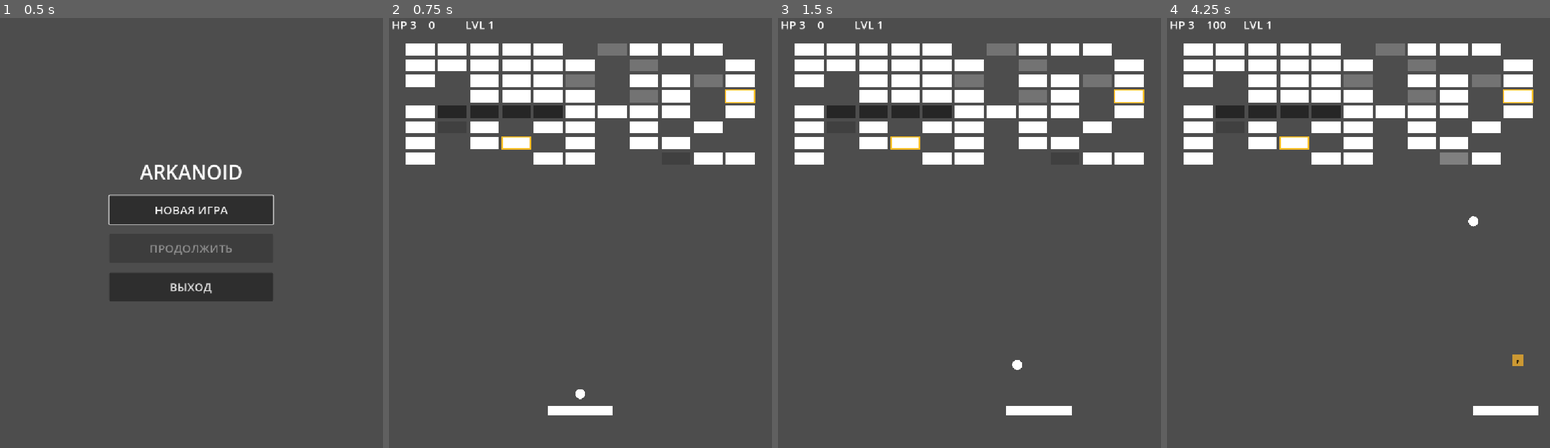
Above: before the commit, frames 1-4 (left to right).
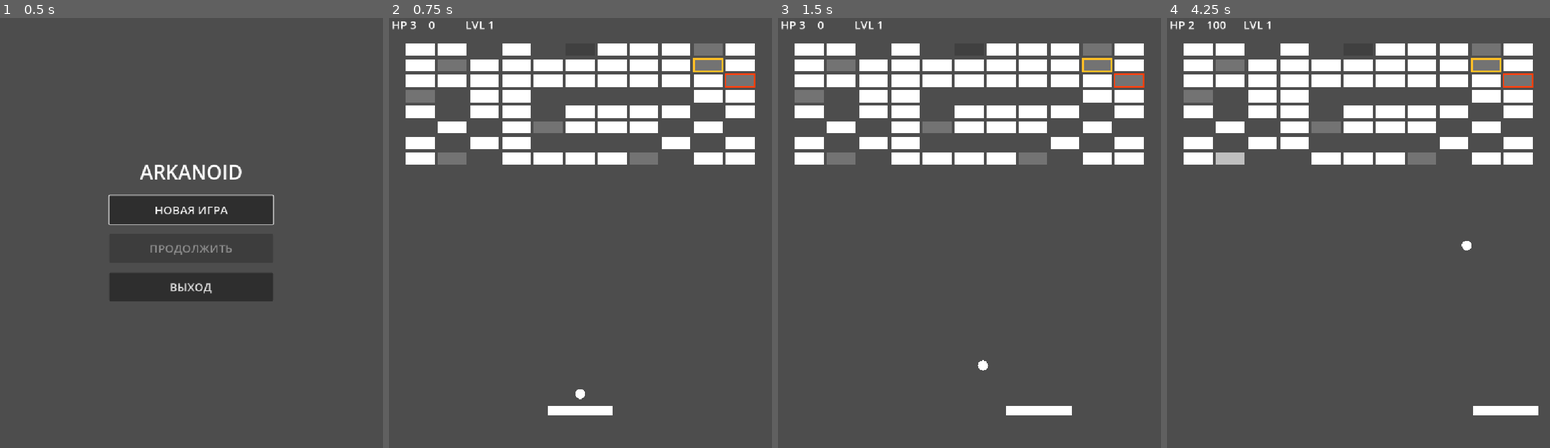
Above: after the commit, the same moments.

Repository: Ardarik421/arkanoid
Game: Godot game, scene res://scenes/main_menu.tscn
Same seed, same stepped clock (60 frames per second), same inputs: the game is played once before the commit and once after it. The project has no main scene, so this scene is started directly.
Inputs (mouse positions are in pixels of both pictures, inside the frame that each line leads up to):
- Up to frame 1 (0.5 s): no input
- Up to frame 2 (0.75 s): click "НОВАЯ ИГРА" at 0.5 s
- Up to frame 3 (1.5 s): tap Enter at 1.25 s; move the mouse to (1057, 207) at 1.27 s; hold D (move_right) from 1.28 s (still down); tap Space (launch_ball) at 1.35 s
- Up to frame 4 (4.25 s): move the mouse to (1278, 250) at 2.02 s; release D (move_right) at 2.03 s; hold A (move_left) 2.03-2.78 s; tap Space (launch_ball) at 2.1, 2.85, 3.6 s; move the mouse to (1396, 134) at 2.77 s; hold D (move_right) from 2.78 s (still down); move the mouse to (1339, 319) at 3.52 s

Frame 1 is identical in both runs. In frame 2, 8.4% of the frame differs, in the area x 4-96%, y 5-35%; in frame 3, 8.5%; in frame 4, 8.8%, in the area x 4-96%, y 0-81%.

Commit message:
Запускать выбранный уровень из главного меню

Diff:
--- a/scenes/main_menu.gd
+++ b/scenes/main_menu.gd
@@ -1,6 +1,6 @@
 extends Control
 
-const GAME_SCENE: String = "res://scenes/main.tscn"
+const GAME_SCENE: PackedScene = preload("res://scenes/main.tscn")
 
 func _ready():
 	$Menu/ContinueButton.disabled = SaveManager.highest_unlocked_level <= 1
@@ -8,12 +8,21 @@
 
 func _on_new_game_pressed():
 	SaveManager.reset_progress()
-	SaveManager.selected_level = 1
-	get_tree().change_scene_to_file(GAME_SCENE)
+	start_game(1)
 
 func _on_continue_pressed():
-	SaveManager.selected_level = SaveManager.highest_unlocked_level
-	get_tree().change_scene_to_file(GAME_SCENE)
+	start_game(SaveManager.highest_unlocked_level)
 
 func _on_exit_pressed():
 	get_tree().quit()
+
+func start_game(level: int):
+	SaveManager.selected_level = level
+
+	var game = GAME_SCENE.instantiate()
+	game.use_test_level = true
+	game.test_start_level = level
+
+	get_tree().root.add_child(game)
+	get_tree().current_scene = game
+	queue_free()
